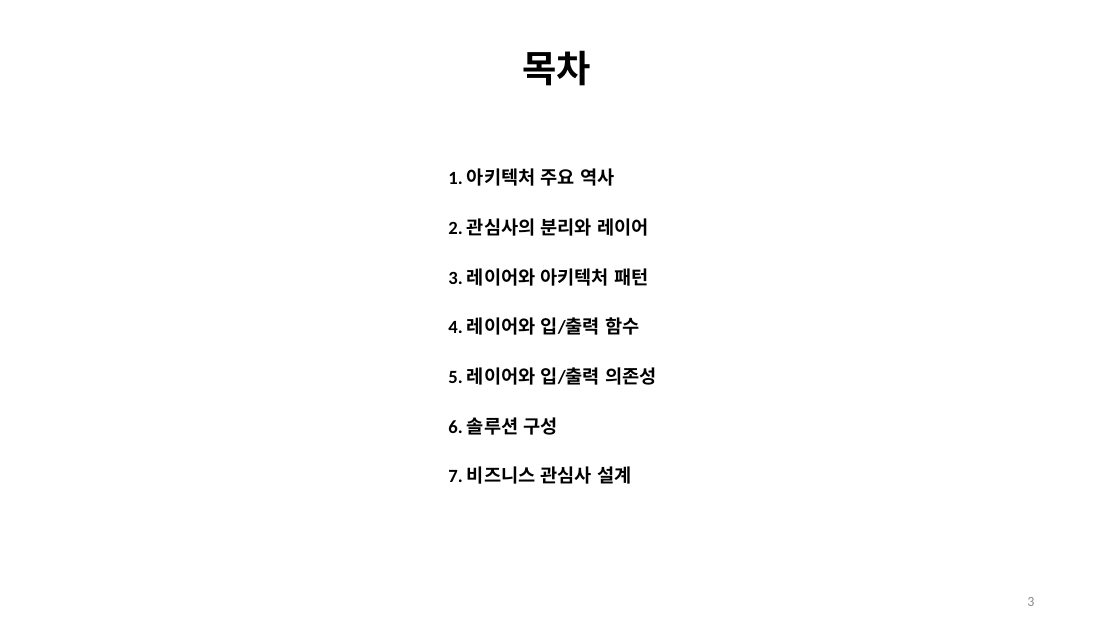
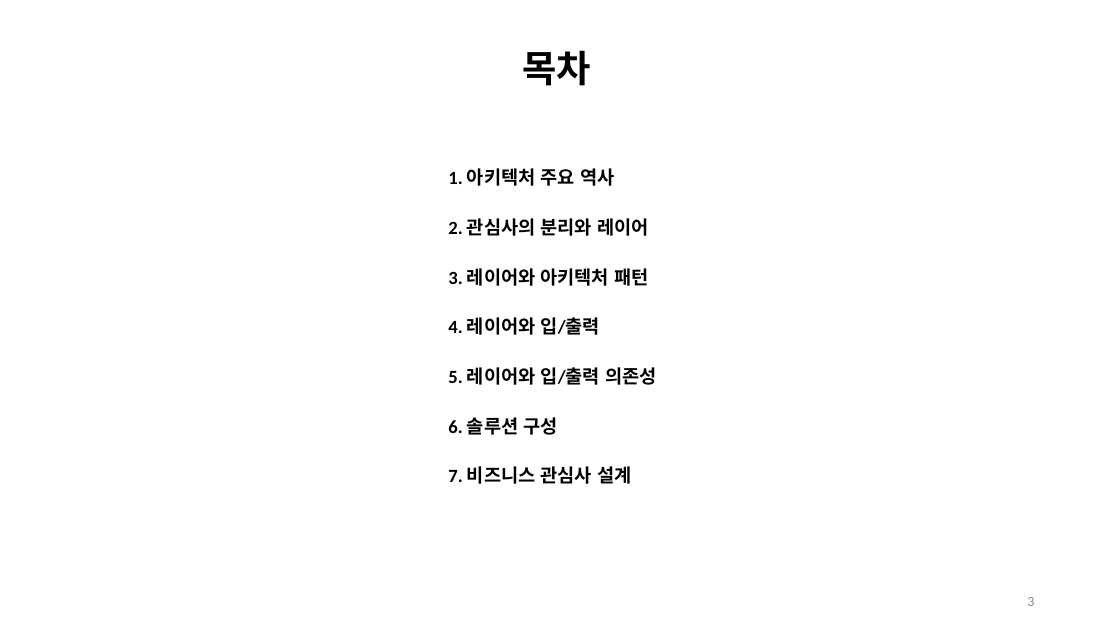
Before and after one commit to hhko/ArchDdd, a slide deck: slide 3 of README.pptx. Drawn at 1120x630 pixels with LibreOffice and Linux fonts; fonts in the diff are those of the drawing. Boxes give left, top, right and bottom in pixels: in the first picture for what was removed or moved away, otherwise in the second. Text is boxed around its words. In the diff, an @@ line names an element or a change of style, - is before the commit and + after.

```diff
--- a/README.pptx
+++ b/README.pptx
@@ text at bbox=[448, 317, 600, 335]: text changed @@
-4. 레이어와 입/출력 함수
+4. 레이어와 입/출력
```
Also in this commit, not shown: 22 other slides changed, 5 slides added, 20 other files.
